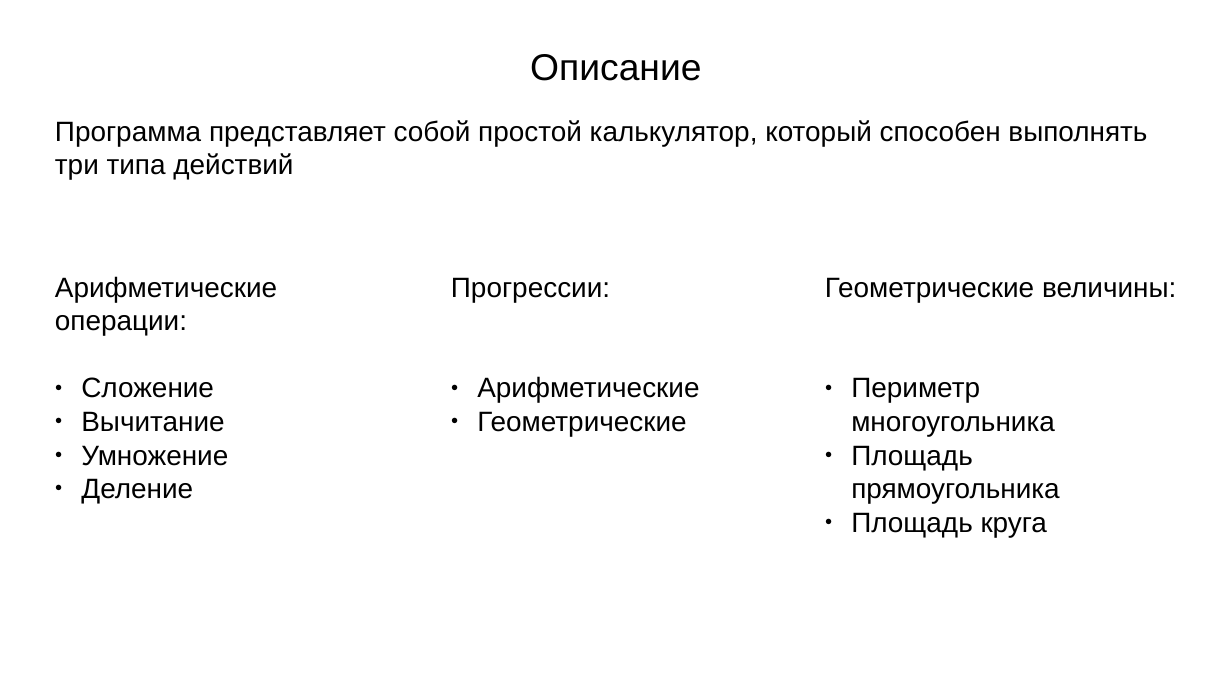
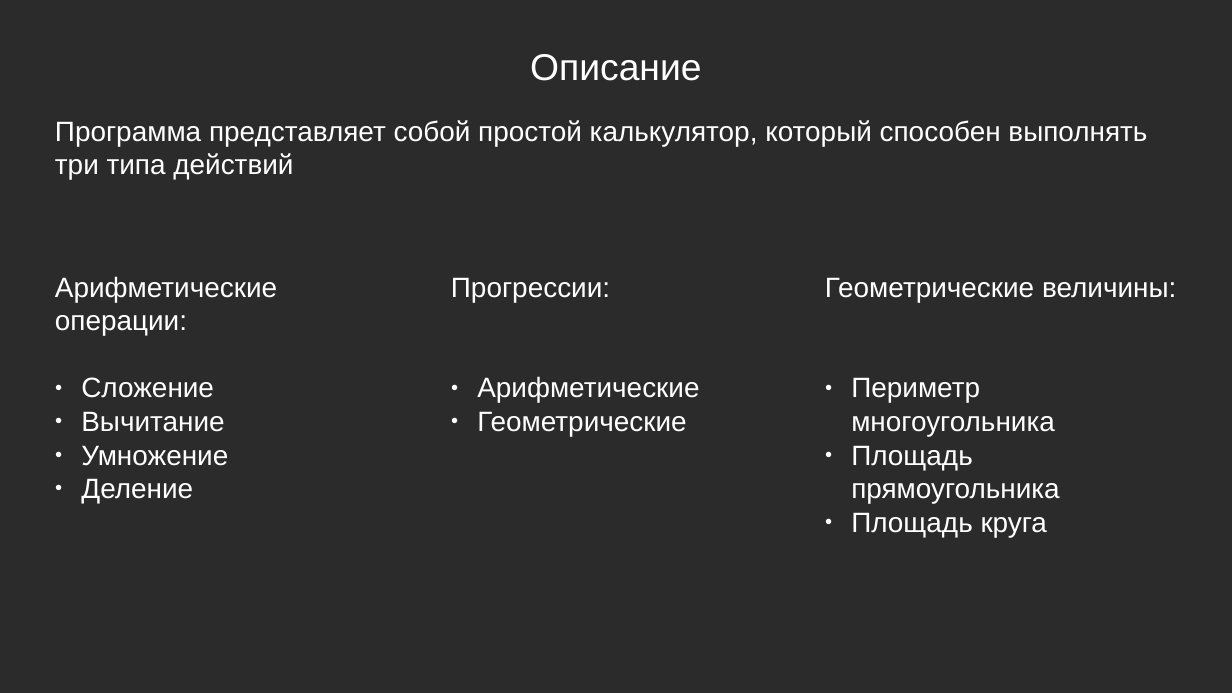
Before and after one commit to hantagu/KT_Calculator, a slide deck: slide 2 of Презентация.odp. Drawn at 1232x693 pixels with LibreOffice and Linux fonts; fonts in the diff are those of the drawing; background and template pictures are left out; a plain dark background stands for a picture behind light text. Boxes give left, top, right and bottom in pixels: in the first picture for what was removed or moved away, otherwise in the second. Text is boxed around its words. In the diff, an @@ line names an element or a change of style, - is before the commit and + after.

```diff
--- a/Презентация.odp
+++ b/Презентация.odp
@@ background #FFFFFF to picture (left out) @@
@@ title "Описание" at (530,54,701,81): text colour #000000 to #FFFFFF @@
@@ text "Программа представляет собой простой калькулятор, ..." at (55,120,1147,179): text colour #000000 to #FFFFFF @@
@@ text colour #000000 to #FFFFFF; bullet colour #000000 to #FFFFFF in 3 elements at (55,276,277,503), (451,277,699,436), (825,277,1176,537) @@
```
Also in this commit, not shown: 4 other slides changed, 3 other files.
